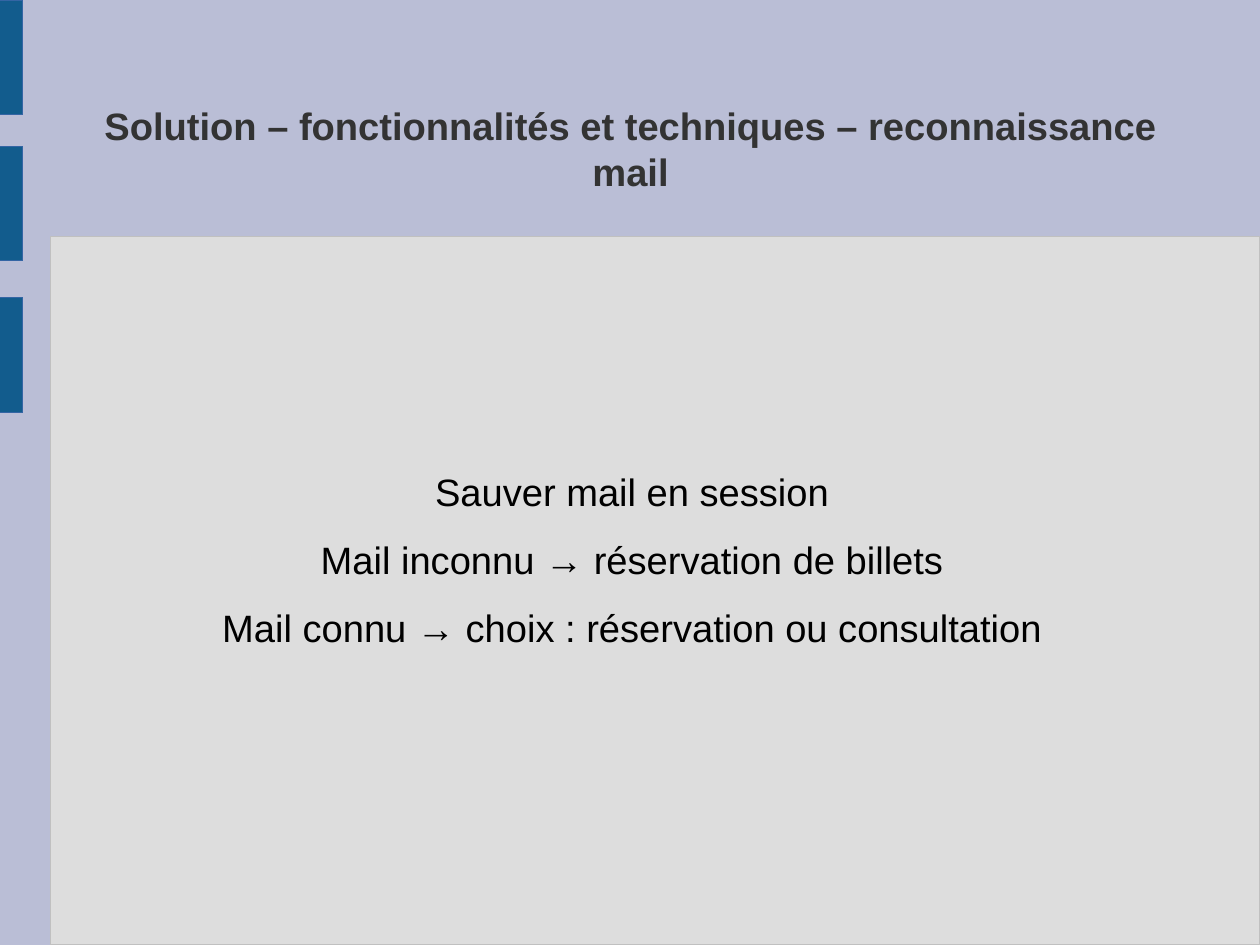
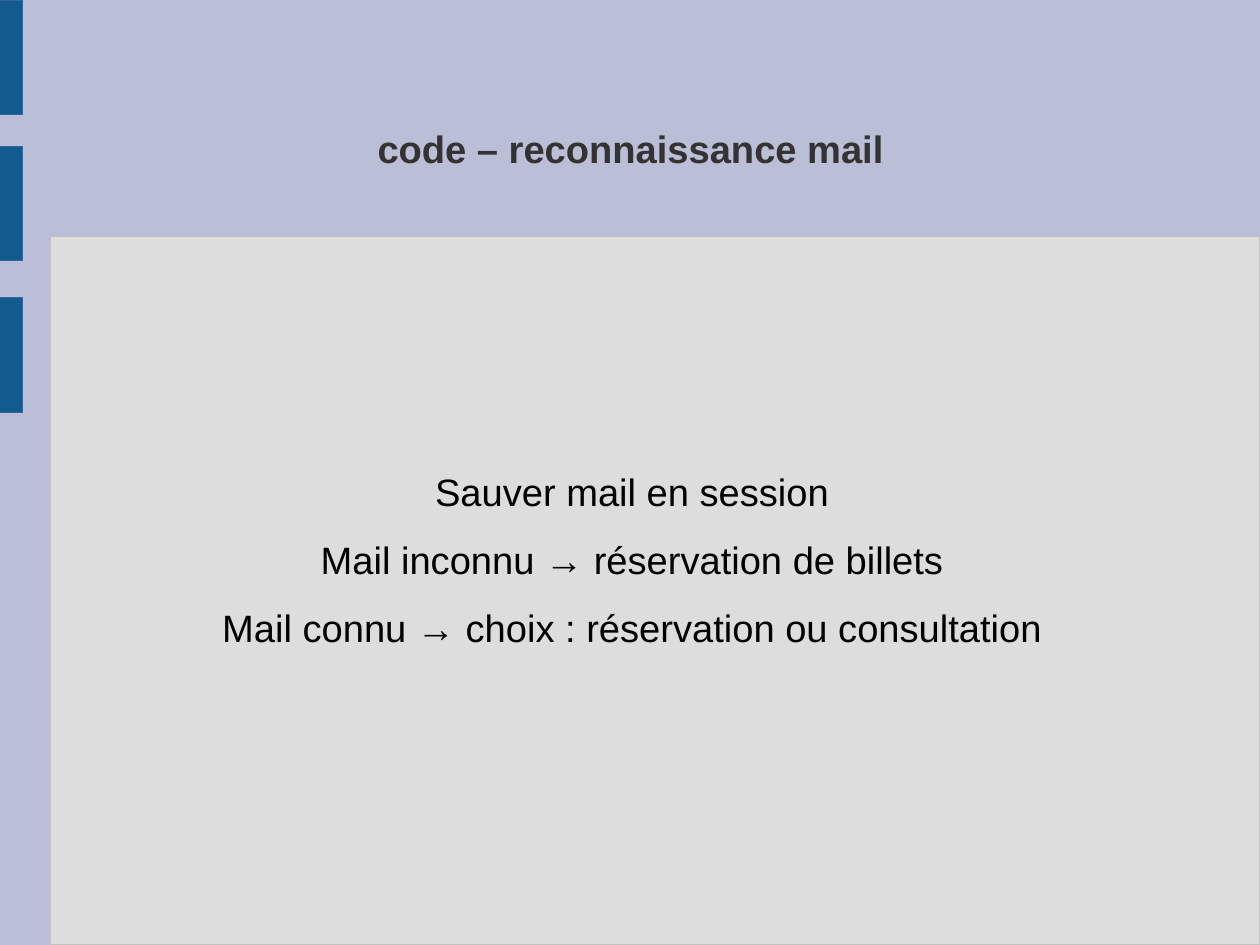
Before and after one commit to frederic-malard/OC_p4_louvre, a slide deck: slide 24 of 3 - diapos.odp (slide 21 before the commit). Drawn at 1260x945 pixels with LibreOffice and Linux fonts; fonts in the diff are those of the drawing. Boxes give left, top, right and bottom in pixels: in the first picture for what was removed or moved away, otherwise in the second. Text is boxed around its words. In the diff, an @@ line names an element or a change of style, - is before the commit and + after.

```diff
--- a/3 - diapos.odp
+++ b/3 - diapos.odp
@@ title at bbox=[378, 135, 883, 164]: text changed @@
-Solution – fonctionnalités et techniques – reconnaissance mail
+code – reconnaissance mail
```
Also in this commit, not shown: 7 other slides changed.
